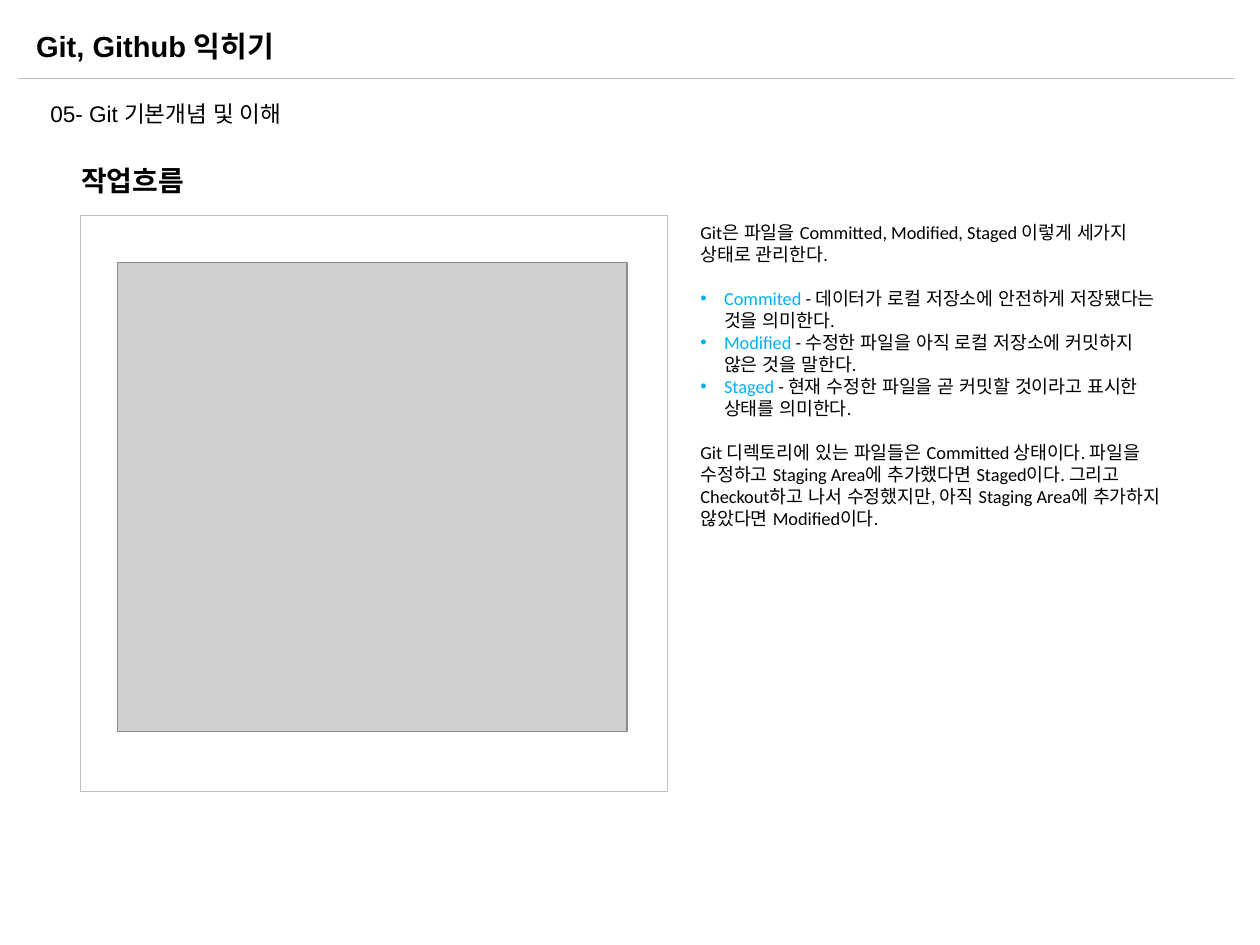
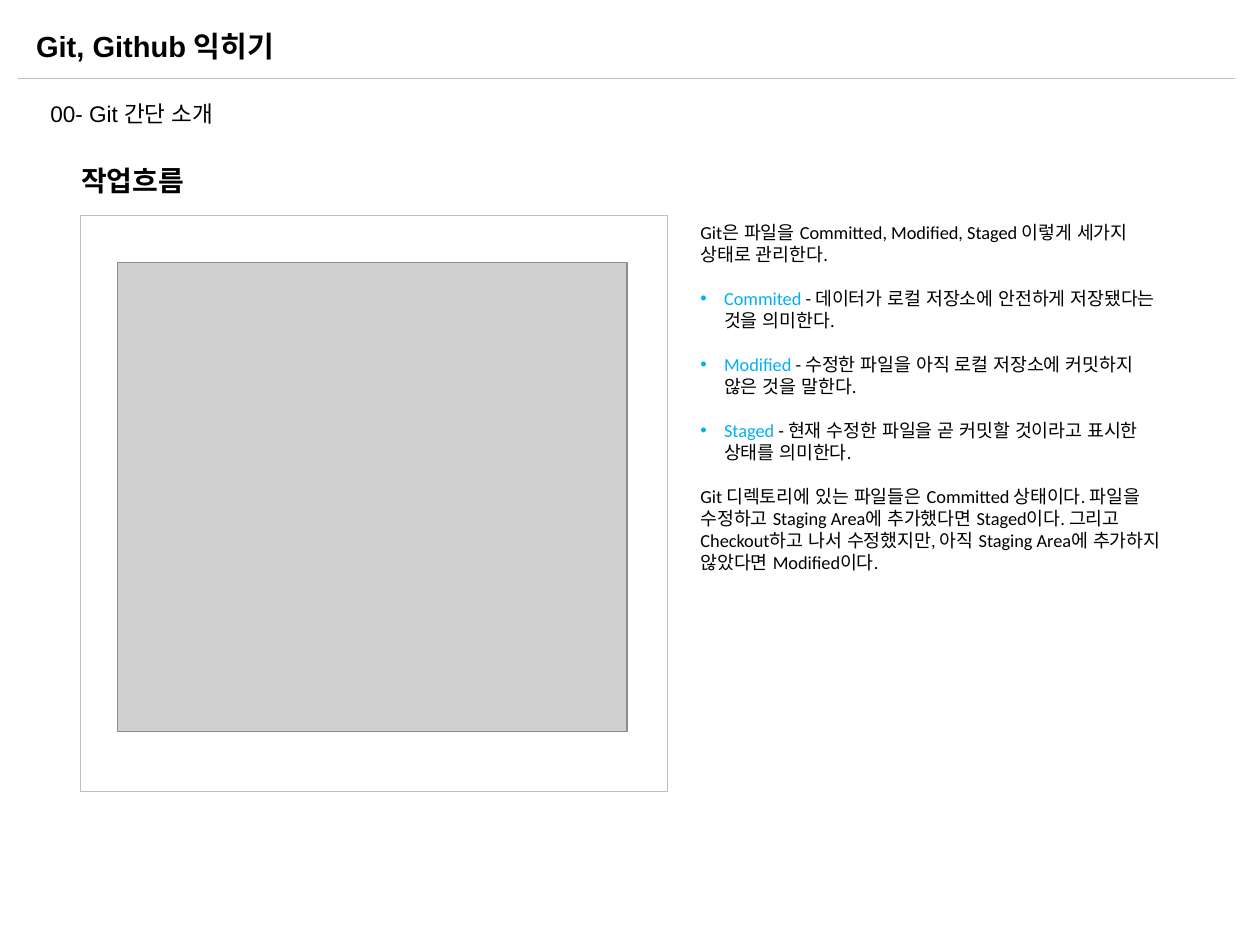
Before and after one commit to sabin21/NodeJS_Workflow_Study, a slide deck: slide 6 of CH00_Git_Github.pptx (slide 8 before the commit). Drawn at 1260x945 pixels with LibreOffice and Linux fonts; fonts in the diff are those of the drawing; grey boxes stand for pictures. Boxes give left, top, right and bottom in pixels: in the first picture for what was removed or moved away, otherwise in the second. Text is boxed around its words. In the diff, an @@ line names an element or a change of style, - is before the commit and + after.

```diff
--- a/CH00_Git_Github.pptx
+++ b/CH00_Git_Github.pptx
@@ text at (50,103,213,124): text changed @@
-05- Git 기본개념 및 이해
+00- Git 간단 소개
@@ text "Git은 파일을 Committed, Modified, Staged ..." rewrapped from (700,223,1160,527) to (700,223,1160,571) @@
```
Also in this commit, not shown: 2 other slides changed, 9 slides added, 2 other files.
